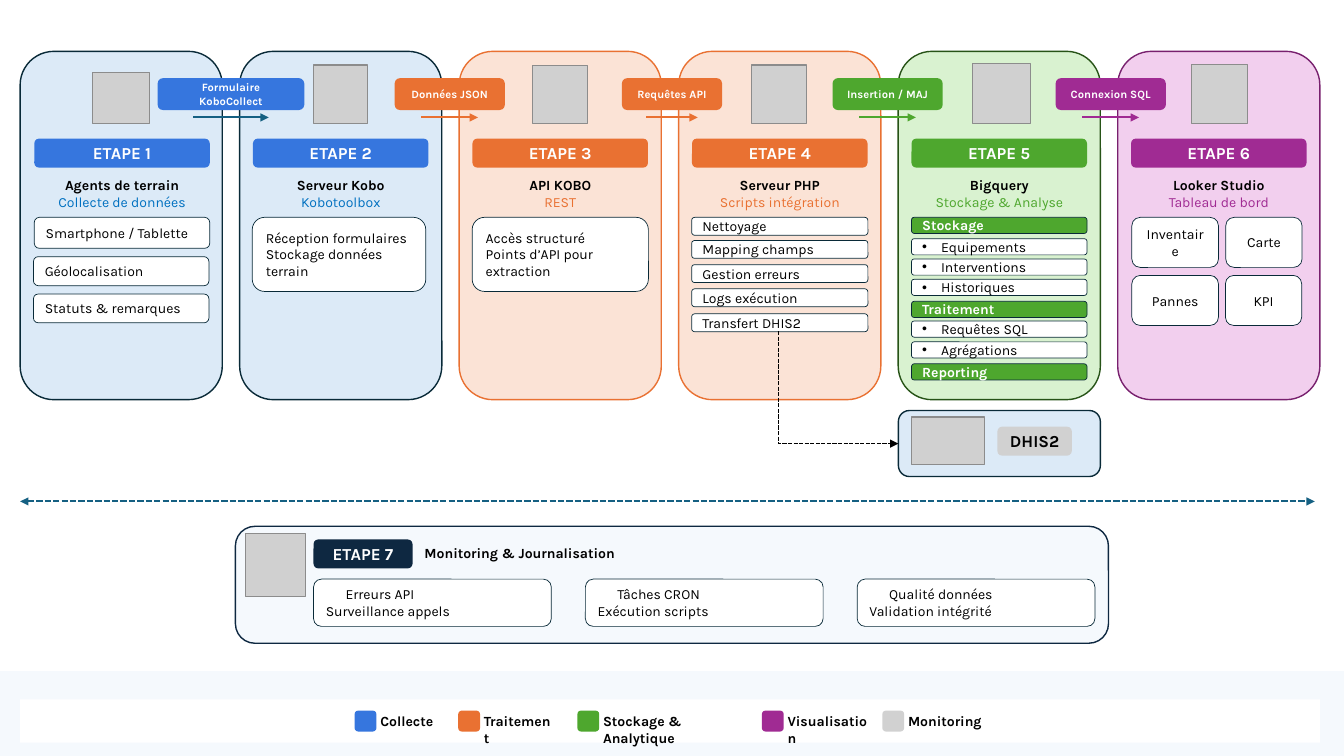
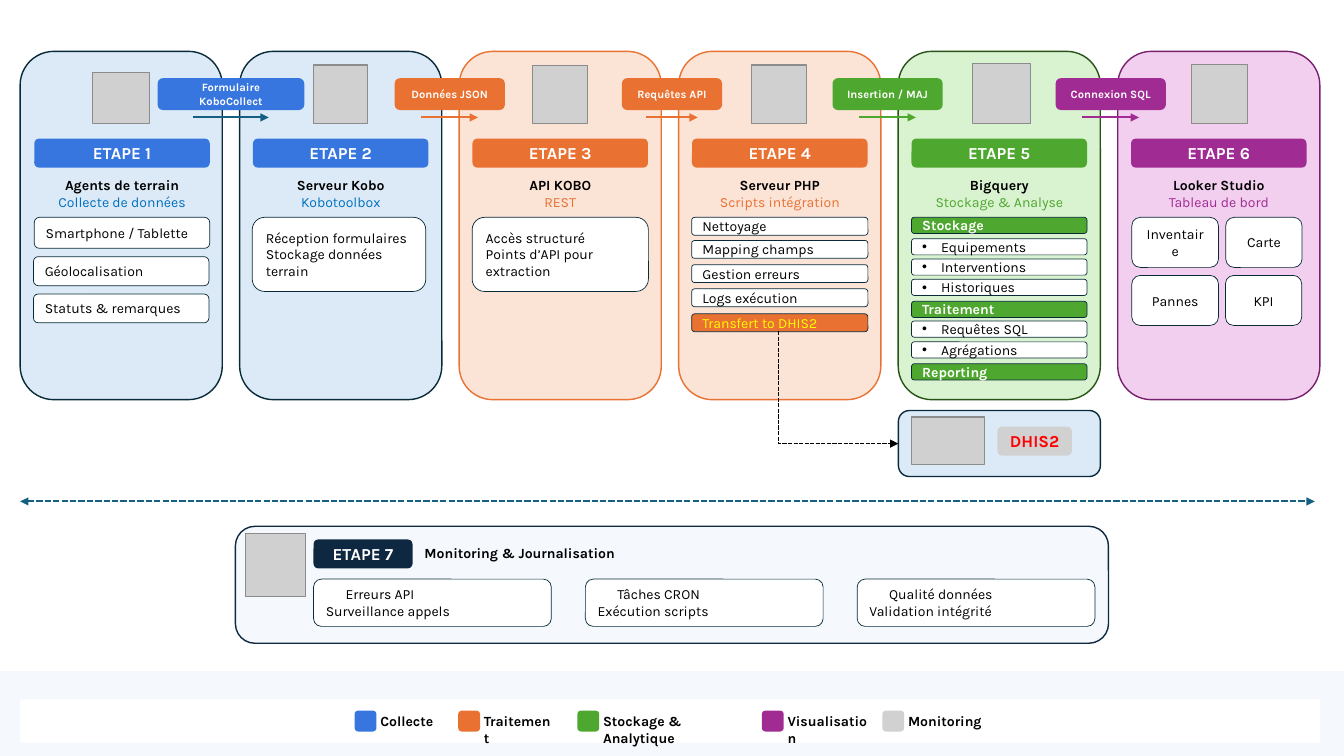
Before and after one commit to tounkaragary/mets, a slide deck: slide 1 of design.pptx. Drawn at 1344x756 pixels with LibreOffice and Linux fonts; fonts in the diff are those of the drawing; grey boxes stand for pictures; background and template pictures are left out. Boxes give left, top, right and bottom in pixels: in the first picture for what was removed or moved away, otherwise in the second. Text is boxed around its words. In the diff, an @@ line names an element or a change of style, - is before the commit and + after.

```diff
--- a/design.pptx
+++ b/design.pptx
@@ rounded rectangle "Transfert to DHIS2" at [692,314,868,332]: fill #FFFFFF to #E97132 @@
@@ text in rounded rectangle at [702,318,817,332]: text changed; text colour #000000 to #FFFF00 @@
-Transfert DHIS2
+Transfert to DHIS2
@@ rounded rectangle "DHIS2" at [998,426,1073,456]: text colour #000000 to #FF0000 @@
```
Also in this commit, not shown: 2 other files.
